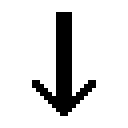
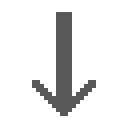
Before/after of a 128×128 layered artwork. What changed in the layer stack:
painted on "Layer" over [32, 12, 96, 116]
